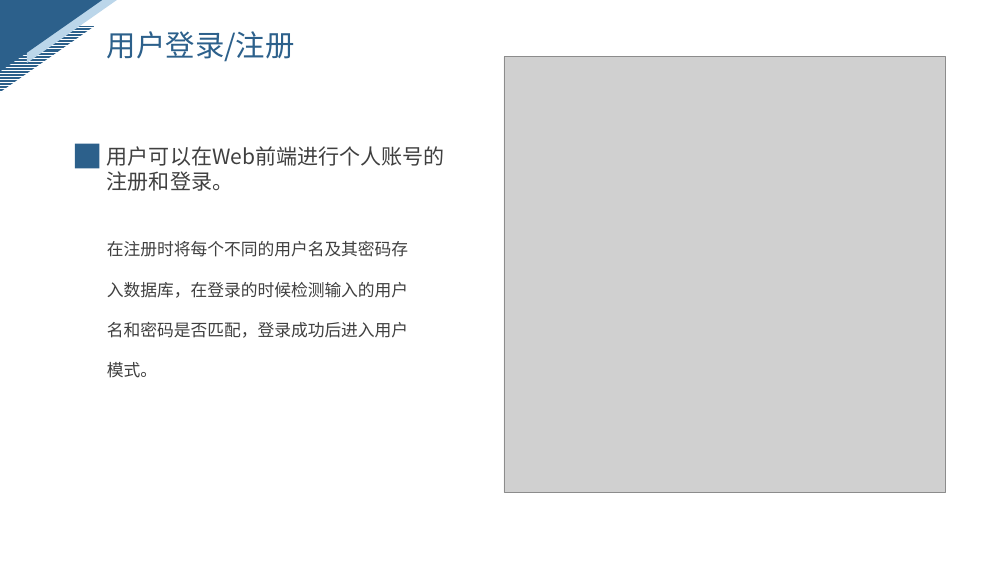
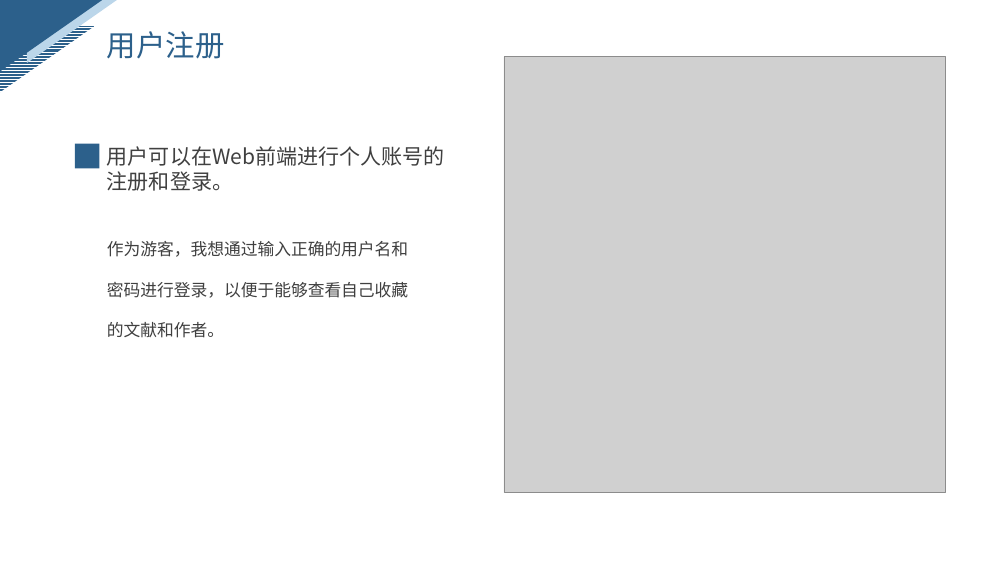
Before and after one commit to ZhangYHe/BIT-2023-ZYGC, a slide deck: slide 12 of doc/问题陈述.pptx. Drawn at 1008x567 pixels with LibreOffice and Linux fonts; fonts in the diff are those of the drawing; grey boxes stand for pictures. Boxes give left, top, right and bottom in pixels: in the first picture for what was removed or moved away, otherwise in the second. Text is boxed around its words. In the diff, an @@ line names an element or a change of style, - is before the commit and + after.

```diff
--- a/doc/问题陈述.pptx
+++ b/doc/问题陈述.pptx
@@ text at bbox=[107, 31, 224, 59]: text changed @@
-用户登录/注册
+用户注册
@@ text at bbox=[107, 241, 408, 338]: text changed @@
-在注册时将每个不同的用户名及其密码存入数据库，在登录的时候检测输入的用户名和密码是否匹配，登录成功后进入用户模式。
+作为游客，我想通过输入正确的用户名和密码进行登录，以便于能够查看自己收藏的文献和作者。
```
Also in this commit, not shown: 3 other slides changed, 1 slide added.
